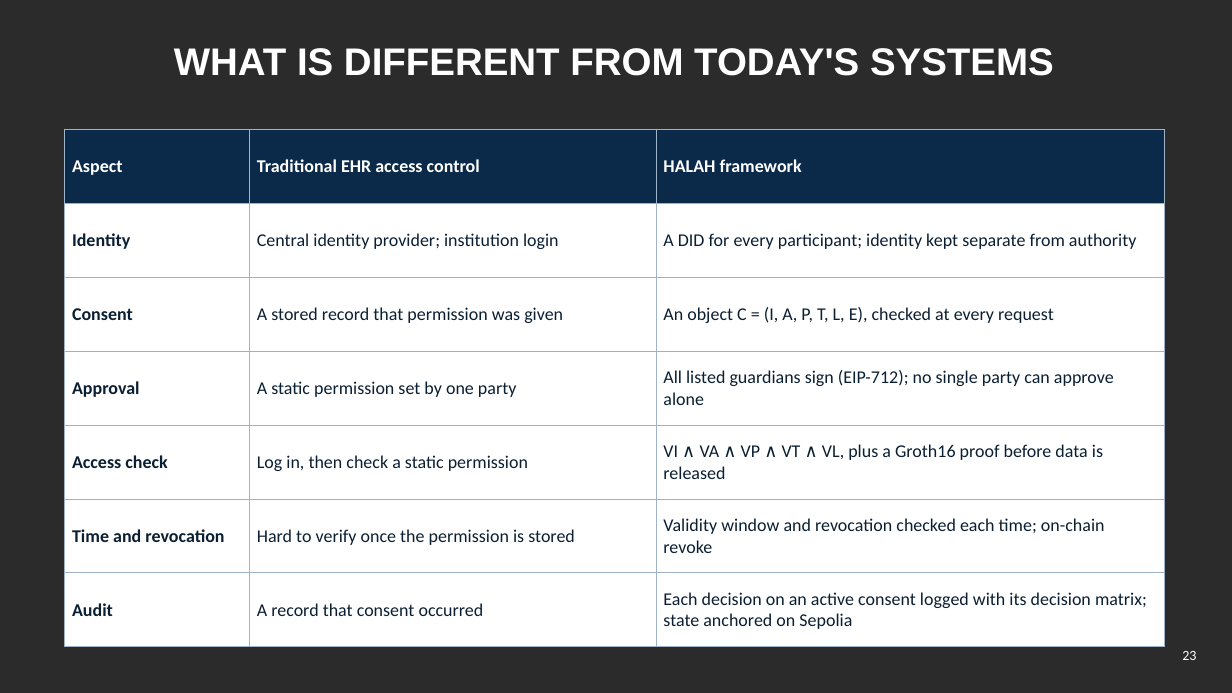
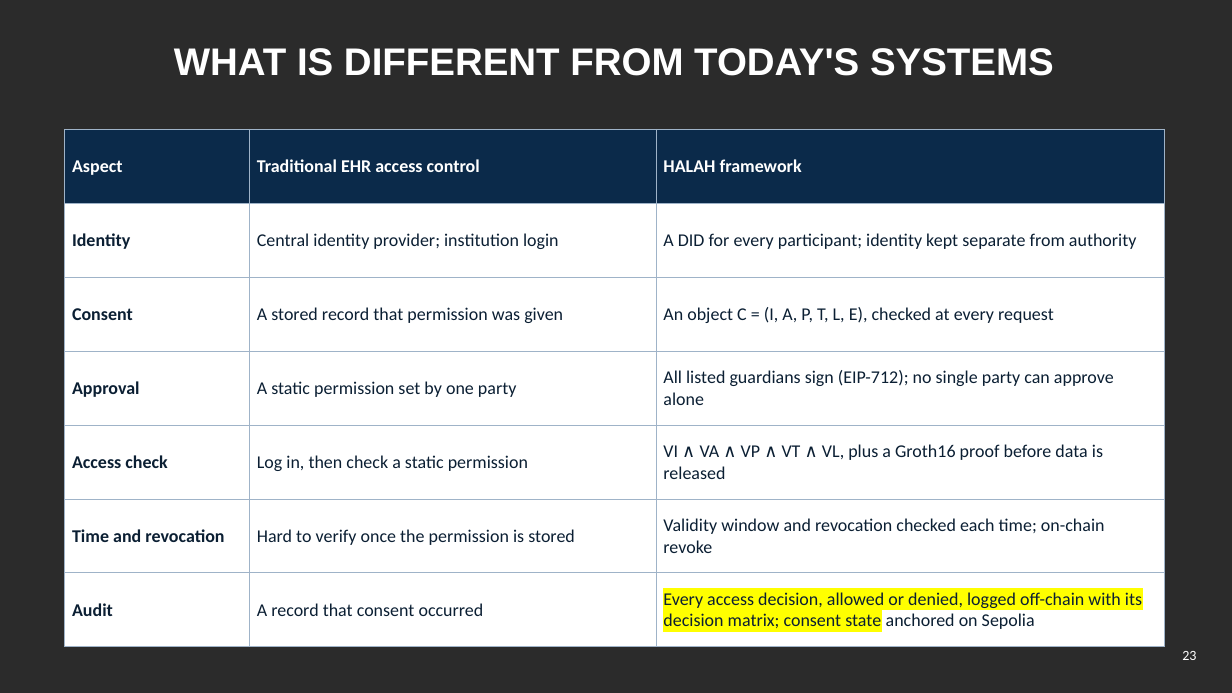
Before and after one commit to yasir12345678900/HealthRWA-Sepolia-Personal-try, a slide deck: slide 23 of docs/Yasir_Candidature_Reassessment_Slides_Simple_YELLOW_changes.pptx. Drawn at 1232x693 pixels with LibreOffice and Linux fonts; fonts in the diff are those of the drawing; background and template pictures are left out; a plain dark background stands for a picture behind light text. Boxes give left, top, right and bottom in pixels: in the first picture for what was removed or moved away, otherwise in the second. Text is boxed around its words. In the diff, an @@ line names an element or a change of style, - is before the commit and + after.

```diff
--- a/docs/Yasir_Candidature_Reassessment_Slides_Simple_YELLOW_changes.pptx
+++ b/docs/Yasir_Candidature_Reassessment_Slides_Simple_YELLOW_changes.pptx
@@ table at [65, 129, 1165, 633] @@
-row 7, column 3: Each decision on an active consent logged with its decision matrix; state anchored on Sepolia
+row 7, column 3: Every access decision, allowed or denied, logged off-chain with its decision matrix; consent state anchored on Sepolia
```
Also in this commit, not shown: 7 other slides changed, 1 slide added, 3 other files.
